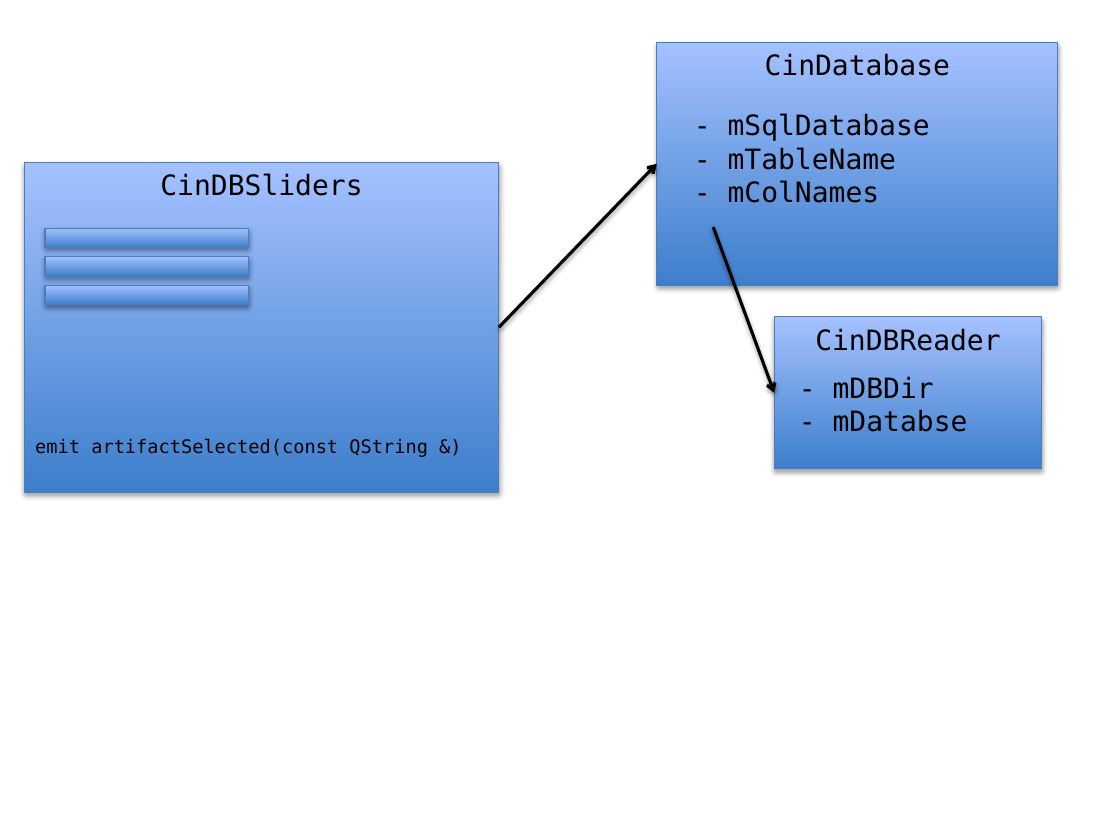
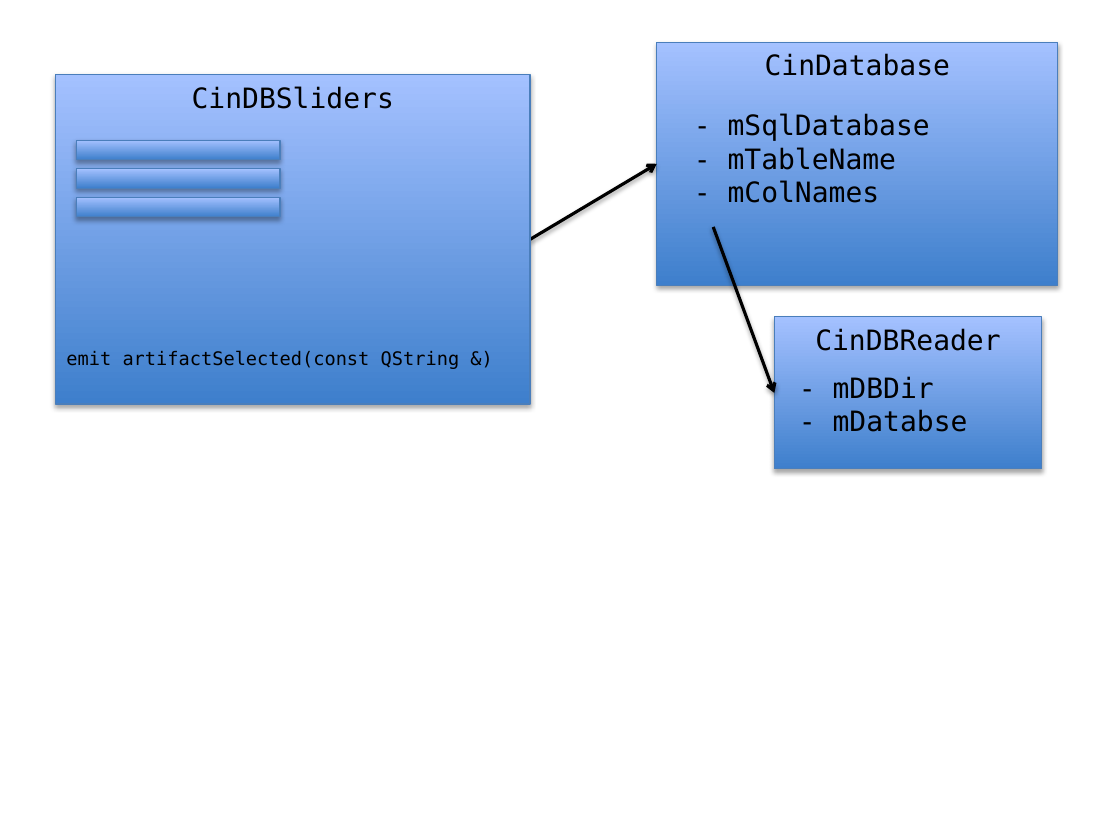
Before and after one commit to cinemascience/cinema_scope, a slide deck: slide 2 of doc/ui_class_diagram.pptx. Drawn at 1120x840 pixels with LibreOffice and Linux fonts; fonts in the diff are those of the drawing. Boxes give left, top, right and bottom in pixels: in the first picture for what was removed or moved away, otherwise in the second. Text is boxed around its words. In the diff, an @@ line names an element or a change of style, - is before the commit and + after.

```diff
--- a/doc/ui_class_diagram.pptx
+++ b/doc/ui_class_diagram.pptx
@@ rectangle: place and size @@
-rectangle at box(45, 228, 249, 248)
+rectangle at box(76, 140, 280, 159)
@@ 2 rectangles, 1 text: place and size @@
-2 rectangles, 1 text at box(25, 162, 500, 492)
+2 rectangles, 1 text at box(55, 75, 530, 404)
@@ arrow moved from (498, 327) - (656, 164) to (530, 240) - (656, 164) @@
@@ rectangle: place and size @@
-rectangle at box(45, 286, 249, 305)
+rectangle at box(76, 197, 280, 216)
```
Also in this commit, not shown: 7 other files.
